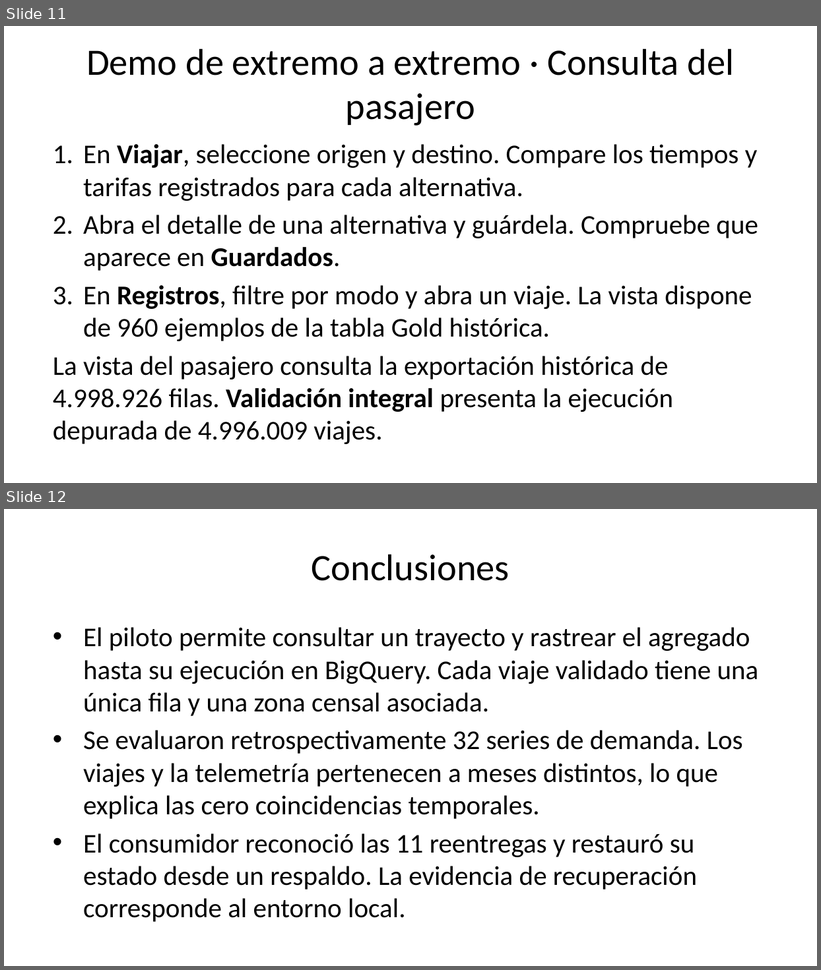
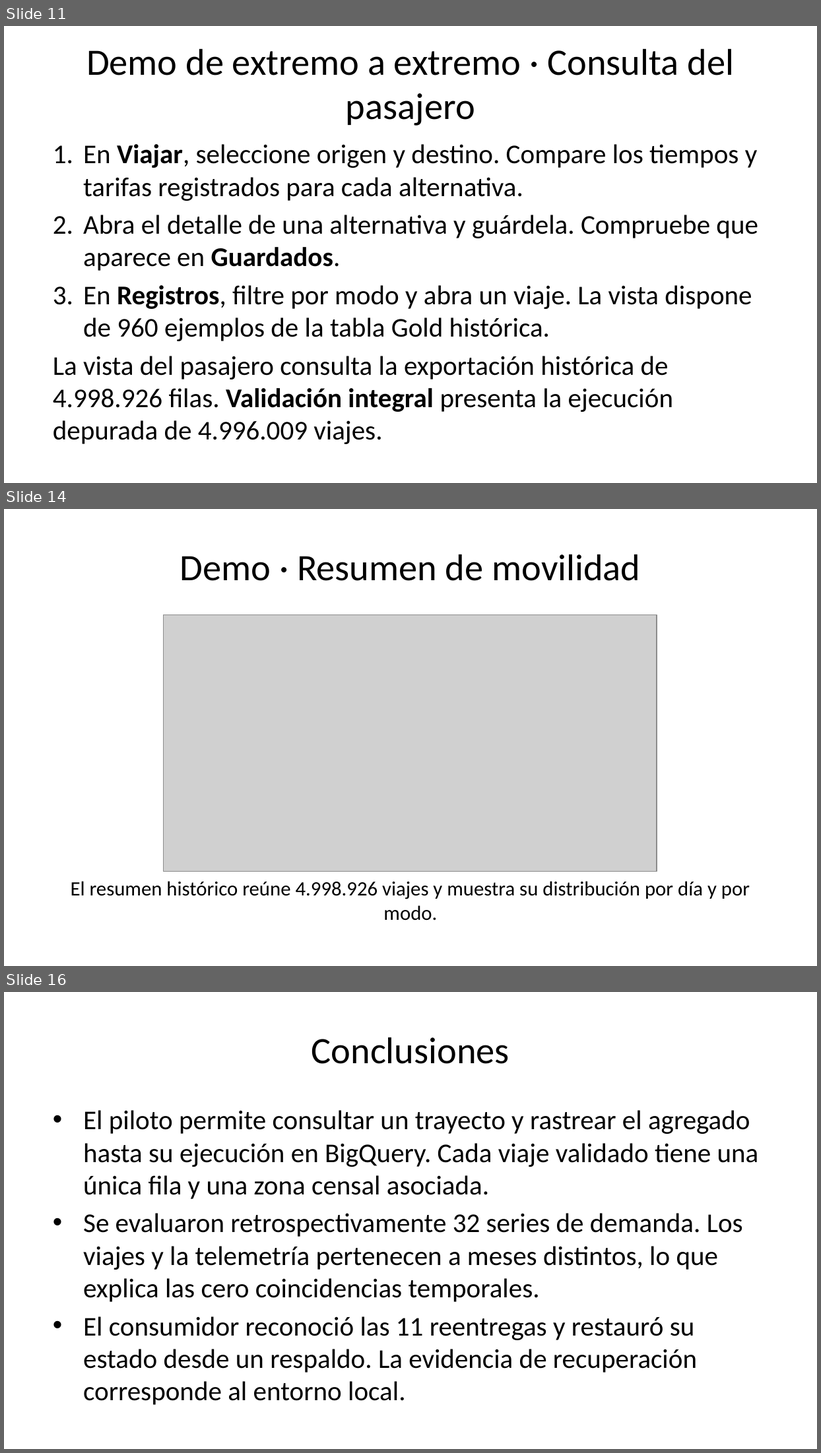
Before and after one commit to AlejandroPinedo/datalandia-lumina-smart-mobility-gcp, a slide deck: P3/entrega/Lumina-P3.pptx. Shown one above the other, each under a label of ours: slides 11 and 12 before the commit, slides 11, 14 and 16 after it; the slides between them are not shown. The pictures are 821x970 and 821x1453 pixels, drawn with LibreOffice and Linux fonts; fonts in the diff are those of the drawing; grey boxes stand for pictures. Boxes give left, top, right and bottom in pixels: in the first picture for what was removed or moved away, otherwise in the second. Text is boxed around its words. In the diff, an @@ line names an element or a change of style, - is before the commit and + after.

```diff
--- a/P3/entrega/Lumina-P3.pptx
+++ b/P3/entrega/Lumina-P3.pptx
@@ slide 14 added at [4, 509, 817, 966], background #FFFFFF @@
@@ title added at [180, 554, 640, 581], 33 pt, text #000000 @@
+Demo · Resumen de movilidad
@@ picture added at [163, 615, 657, 871] @@
@@ text added at [71, 881, 750, 921], 18 pt, text #000000 @@
+El resumen histórico reúne 4.998.926 viajes y muestra su distribución por día y por modo.
@@ what was slide 12 is now slide 16 @@
```
Also in this commit, not shown: 3 other slides added, 6 other files.
